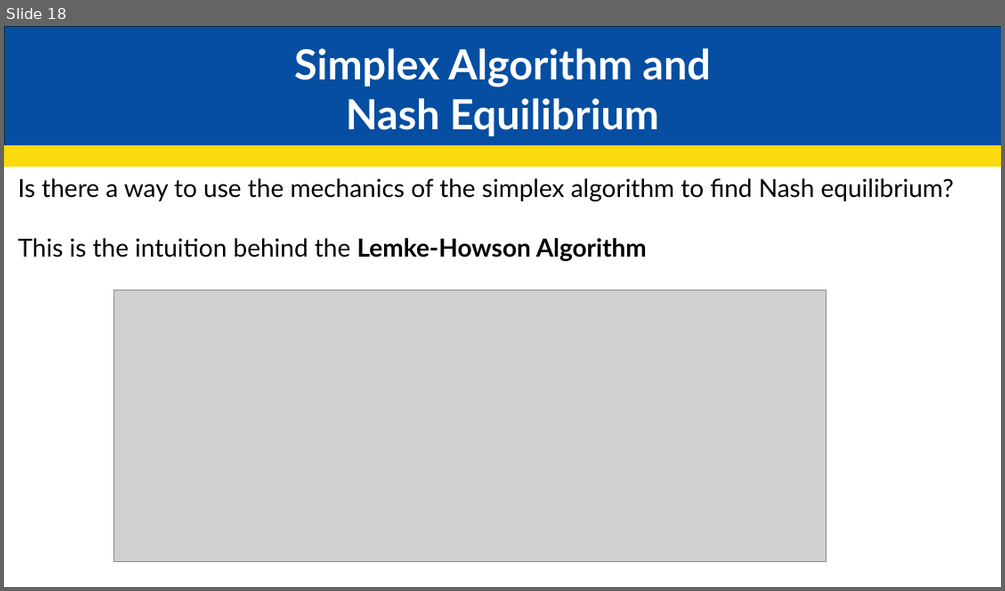
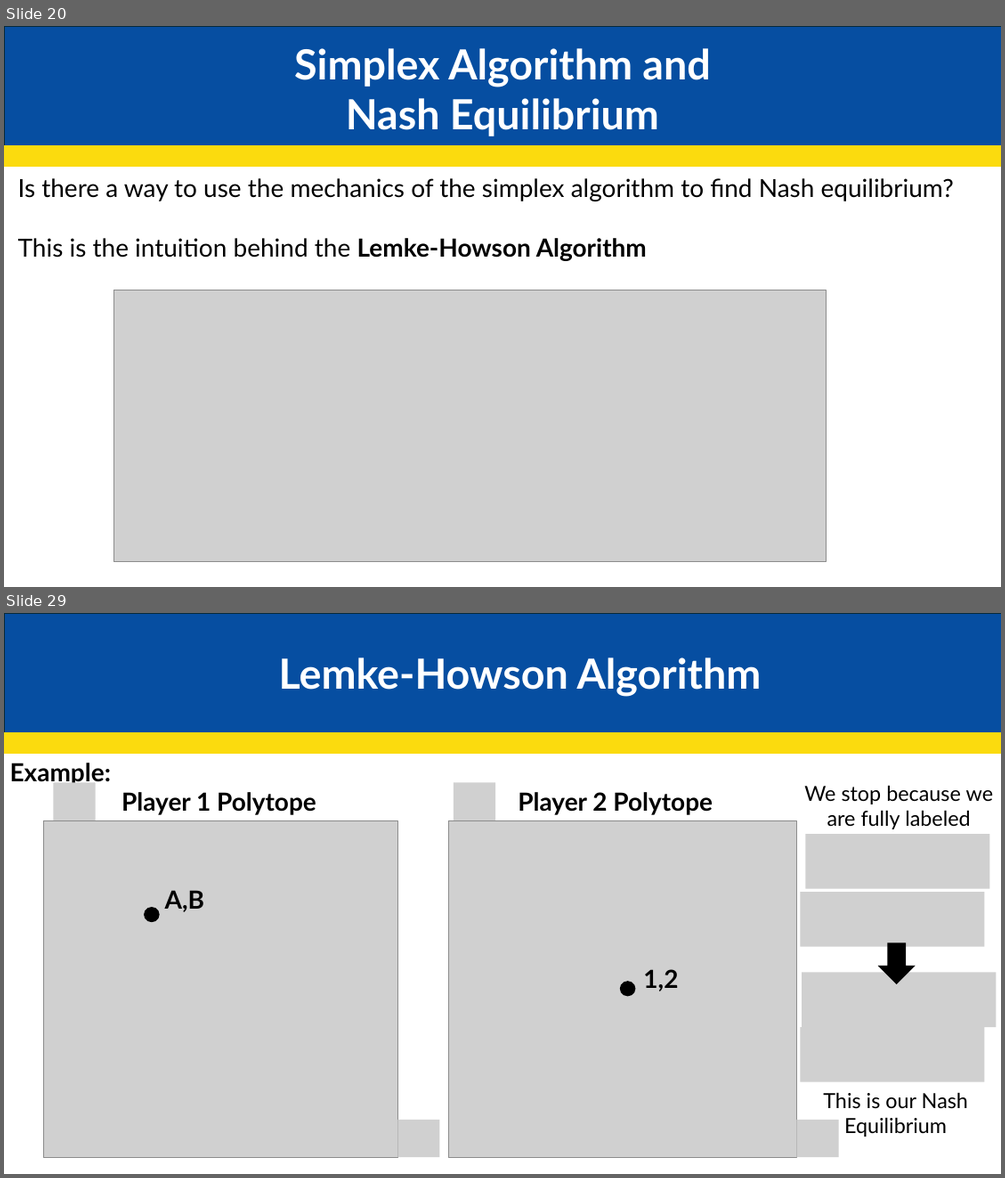
Before and after one commit to JakeCisc210/Candidacy, a slide deck: Reading Course/Presentations/Advanced Game Theory.pptx. Shown one above the other, each under a label of ours: slide 18 before the commit, slides 20 and 29 after it; the slides between them are not shown. The pictures are 1005x591 and 1005x1178 pixels, drawn with LibreOffice and Linux fonts; fonts in the diff are those of the drawing; grey boxes stand for pictures. Boxes give left, top, right and bottom in pixels: in the first picture for what was removed or moved away, otherwise in the second. Text is boxed around its words. In the diff, an @@ line names an element or a change of style, - is before the commit and + after.

Commit message:
Right before 2/3 Presentation

```diff
--- a/Reading Course/Presentations/Advanced Game Theory.pptx
+++ b/Reading Course/Presentations/Advanced Game Theory.pptx
@@ slide 29 added at <box>4,613,1001,1174</box>, background #FFFFFF @@
@@ rectangle added at <box>5,613,1001,732</box>, fill #064EA1, outline #092A39 1.5 pt @@
@@ text added at <box>279,657,761,697</box>, 40 pt, text #FFFFFF, bold @@
+Lemke-Howson Algorithm
@@ rectangle added at <box>4,732,1001,753</box>, fill #FBDB0E, outline #FBDB0E 1.5 pt @@
@@ text added at <box>10,763,111,787</box>, 24 pt, text #000000, bold @@
+  Example:
@@ picture added at <box>53,783,96,820</box> @@
@@ text added at <box>121,792,316,815</box>, 24 pt, text #000000, bold @@
+  Player 1 Polytope
@@ picture added at <box>453,783,495,820</box> @@
@@ text added at <box>518,792,712,815</box>, 24 pt, text #000000, bold @@
+  Player 2 Polytope
@@ text added at <box>804,785,994,829</box>, 20 pt, text #000000 @@
+We stop because we are fully labeled
@@ picture added at <box>44,820,397,1157</box> @@
@@ picture added at <box>449,820,797,1157</box> @@
@@ picture added at <box>806,834,989,888</box> @@
@@ text added at <box>165,890,204,912</box>, 24 pt, text #000000, bold @@
+A,B
@@ picture added at <box>801,892,985,947</box> @@
@@ ellipse added at <box>145,908,159,921</box>, fill #000000, outline #000000 1.5 pt @@
@@ right arrow added at <box>880,943,914,983</box>, fill #000000, outline #000000 1.5 pt @@
@@ ellipse added at <box>621,981,635,995</box>, fill #000000, outline #000000 1.5 pt @@
@@ text added at <box>643,969,678,991</box>, 24 pt, text #000000, bold @@
+1,2
@@ picture added at <box>802,972,996,1027</box> @@
@@ picture added at <box>801,1027,985,1082</box> @@
@@ text added at <box>823,1092,968,1136</box>, 20 pt, text #000000 @@
+This is our Nash Equilibrium
@@ picture added at <box>398,1119,440,1157</box> @@
@@ picture added at <box>797,1119,839,1157</box> @@
@@ what was slide 18 is now slide 20 @@
```
Also in this commit, not shown: 2 slides changed, 10 other slides added.
